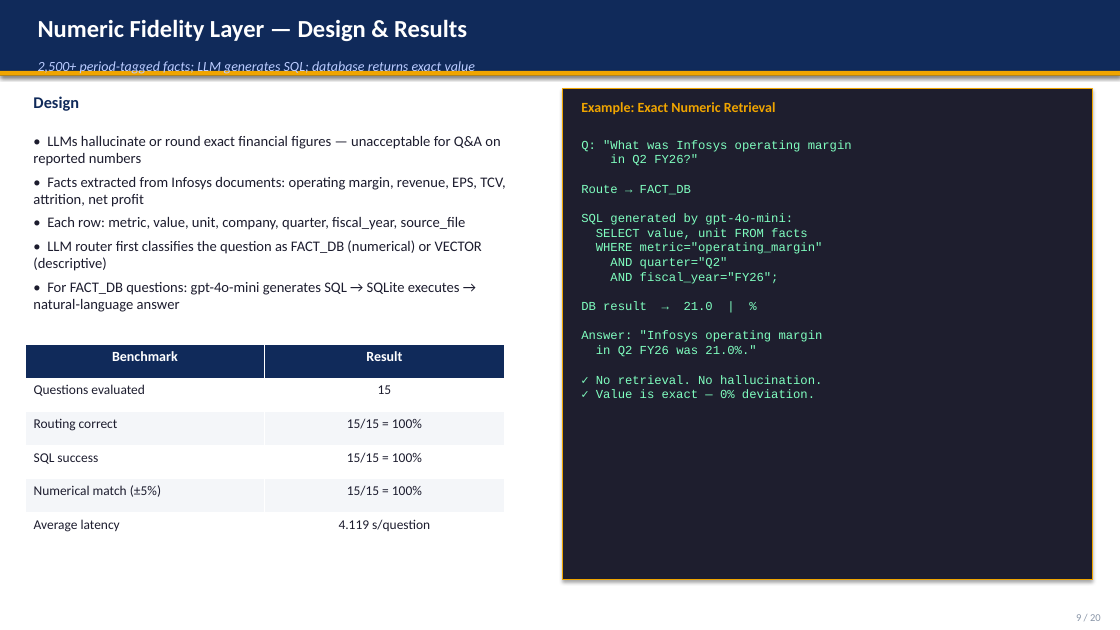
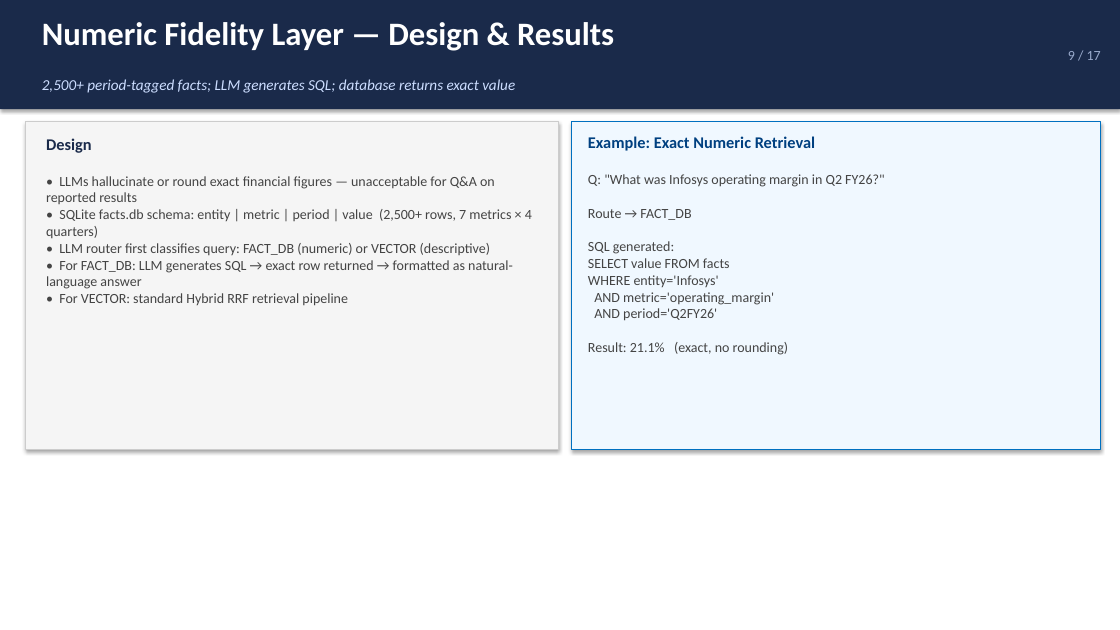
Before and after one commit to nandypi/Group-6-DS-and-AI-Lab-Project, a slide deck: slide 9 of Slides/DSAI_Team_6_Milestone6.pptx. Drawn at 1120x630 pixels with LibreOffice and Linux fonts; fonts in the diff are those of the drawing. Boxes give left, top, right and bottom in pixels: in the first picture for what was removed or moved away, otherwise in the second. Text is boxed around its words. In the diff, an @@ line names an element or a change of style, - is before the commit and + after.

```diff
--- a/Slides/DSAI_Team_6_Milestone6.pptx
+++ b/Slides/DSAI_Team_6_Milestone6.pptx
@@ rectangle resized from (x1=0, y1=0, x2=1120, y2=76) to (x1=0, y1=0, x2=1120, y2=109) @@
@@ rectangle at (x1=0, y1=0, x2=1120, y2=109): fill #102A5A to #1A2A4A @@
@@ text "Numeric Fidelity Layer — Design ..." at (x1=42, y1=22, x2=614, y2=51): size 21 to 28 pt @@
@@ text added at (x1=1068, y1=51, x2=1101, y2=60), 12 pt, text #99AACC @@
+9 / 17
@@ rectangle removed at (x1=0, y1=71, x2=1120, y2=76) @@
@@ text "2,500+ period-tagged facts; LLM generates ..." moved from (x1=38, y1=59, x2=475, y2=75) to (x1=42, y1=79, x2=515, y2=93) @@
@@ text "2,500+ period-tagged facts; LLM generates ..." at (x1=42, y1=79, x2=515, y2=93): size 12 to 13 pt, text colour #BBCCFF to #CCDDFF @@
@@ rectangle added at (x1=25, y1=122, x2=559, y2=450), fill #F5F5F5, outline #CCCCCC 0.75 pt @@
@@ text "Design" moved from (x1=33, y1=96, x2=79, y2=111) to (x1=46, y1=138, x2=92, y2=153) @@
@@ text "Design" at (x1=46, y1=138, x2=92, y2=153): text colour #102A5A to #1A2A4A @@
@@ rectangle resized from (x1=563, y1=88, x2=1092, y2=580) to (x1=571, y1=122, x2=1101, y2=450) @@
@@ rectangle at (x1=571, y1=122, x2=1101, y2=450): fill #1E1E2E to #F0F8FF; outline #F0A500 1 pt to #0070C0 1 pt @@
@@ text "Example: Exact Numeric Retrieval" moved from (x1=581, y1=102, x2=776, y2=115) to (x1=588, y1=136, x2=815, y2=151) @@
@@ text "Example: Exact Numeric Retrieval" at (x1=588, y1=136, x2=815, y2=151): size 12 to 14 pt, text colour #F0A500 to #004080 @@
@@ text at (x1=46, y1=176, x2=532, y2=306): text changed; size 12.5 to 12 pt; text colour #1C1C2E to #444444 @@
-• LLMs hallucinate or round exact financial figures — unacceptable for Q&A on reported numbers
-• Facts extracted from Infosys documents: operating margin, revenue, EPS, TCV, attrition, net profit
-• Each row: metric, value, unit, company, quarter, fiscal_year, source_file
-• LLM router first classifies the question as FACT_DB (numerical) or VECTOR (descriptive)
-• For FACT_DB questions: gpt-4o-mini generates SQL → SQLite executes → natural-language answer
+• LLMs hallucinate or round exact financial figures — unacceptable for Q&A on reported results
+• SQLite facts.db schema: entity | metric | period | value (2,500+ rows, 7 metrics × 4 quarters)
+• LLM router first classifies query: FACT_DB (numeric) or VECTOR (descriptive)
+• For FACT_DB: LLM generates SQL → exact row returned → formatted as natural-language answer
+• For VECTOR: standard Hybrid RRF retrieval pipeline
@@ text at (x1=588, y1=174, x2=885, y2=355): text changed; size 10.5 to 12 pt; font Courier New to Calibri; text colour #80FFC0 to #444444 @@
-Q: "What was Infosys operating margin
-in Q2 FY26?"
-Route → FACT_DB
-SQL generated by gpt-4o-mini:
-SELECT value, unit FROM facts
-WHERE metric="operating_margin"
-AND quarter="Q2"
-AND fiscal_year="FY26";
-DB result → 21.0 | %
-Answer: "Infosys operating margin
-in Q2 FY26 was 21.0%."
-✓ No retrieval. No hallucination.
-✓ Value is exact — 0% deviation.
+Q: "What was Infosys operating margin in Q2 FY26?"
+Route → FACT_DB
+SQL generated:
+SELECT value FROM facts
+WHERE entity='Infosys'
+AND metric='operating_margin'
+AND period='Q2FY26'
+Result: 21.1% (exact, no rounding)
@@ table removed at (x1=25, y1=344, x2=504, y2=546), 6 rows, 2 columns @@
-Benchmark | Result
-Questions evaluated | 15
-Routing correct | 15/15 = 100%
-SQL success | 15/15 = 100%
-Numerical match (±5%) | 15/15 = 100%
-Average latency | 4.119 s/question
@@ text removed at (x1=1076, y1=614, x2=1101, y2=621) @@
-9 / 20
```
Also in this commit, not shown: 12 other slides changed, 4 slides added, 7 slides removed.
